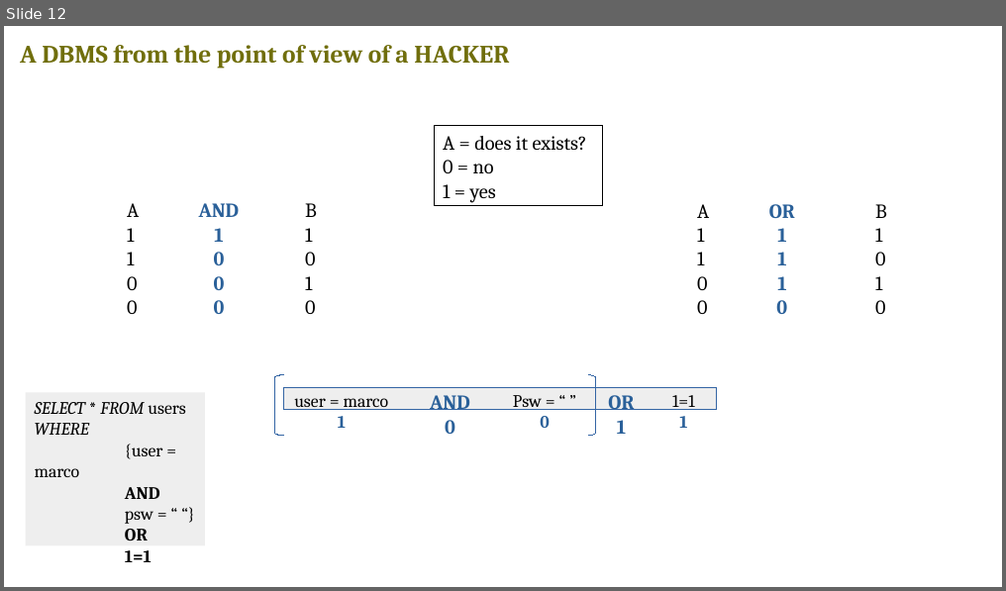
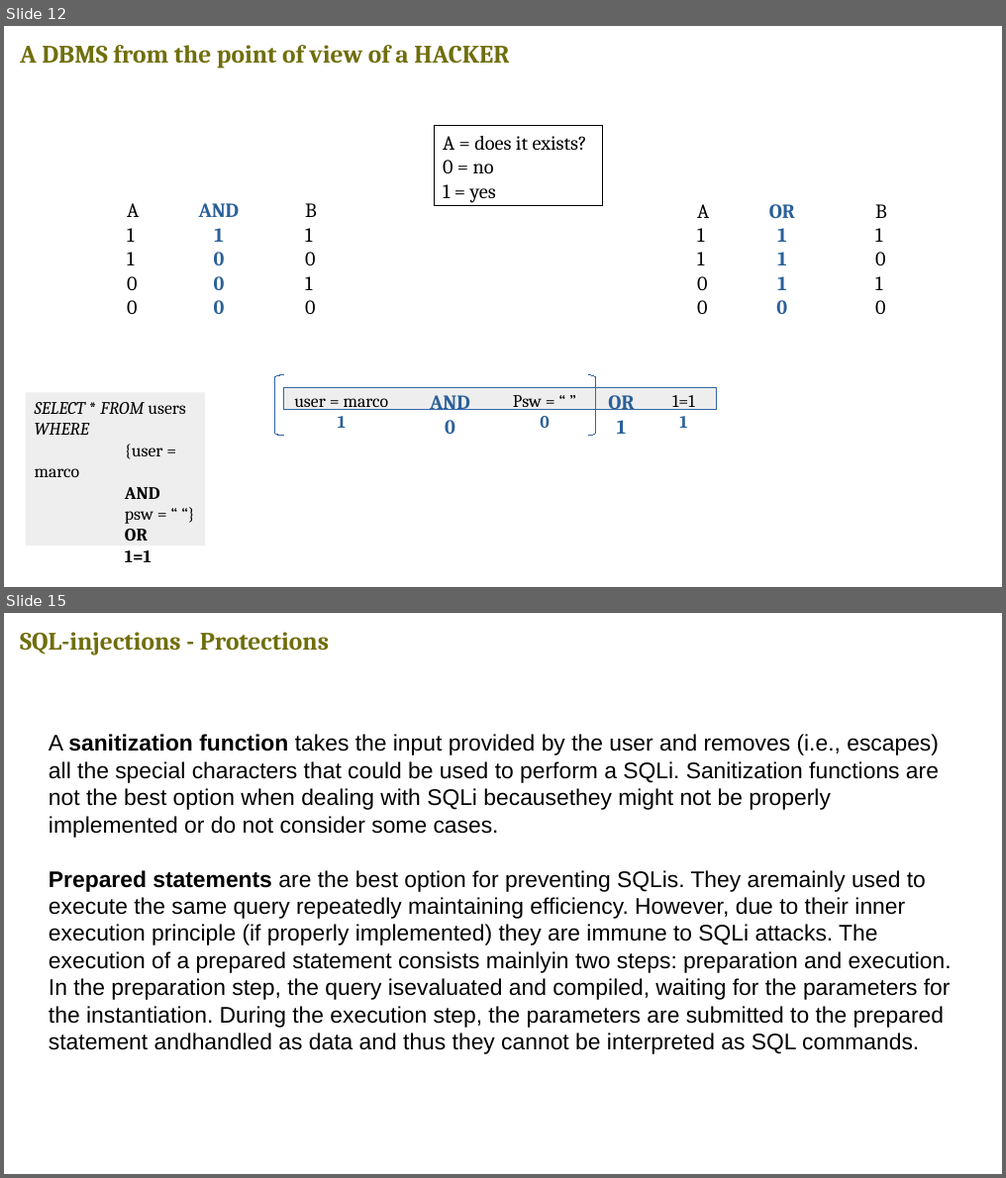
Before and after one commit to v-research/edu, a slide deck: second_year_2020/lesson_1/databases_dbms_sql.odp. Shown one above the other, each under a label of ours: slide 12 before the commit, slides 12 and 15 after it; the slides between them are not shown. The pictures are 1006x591 and 1006x1178 pixels, drawn with LibreOffice and Linux fonts; fonts in the diff are those of the drawing. Boxes give left, top, right and bottom in pixels: in the first picture for what was removed or moved away, otherwise in the second. Text is boxed around its words. In the diff, an @@ line names an element or a change of style, - is before the commit and + after.

```diff
--- a/second_year_2020/lesson_1/databases_dbms_sql.odp
+++ b/second_year_2020/lesson_1/databases_dbms_sql.odp
@@ slide 15 added at [4, 613, 1002, 1174], background #FFFFFF @@
@@ text added at [20, 632, 329, 656], 20 pt, text #706E0C, bold @@
+SQL-injections - Protections
@@ text added at [49, 734, 951, 1055], 18 pt, text #000000 @@
+A sanitization function takes the input provided by the user and removes (i.e., escapes) all the special characters that could be used to perform a SQLi. Sanitization functions are not the best option when dealing with SQLi becausethey might not be properly implemented or do not consider some cases.
+Prepared statements are the best option for preventing SQLis. They aremainly used to execute the same query repeatedly maintaining efficiency. However, due to their inner execution principle (if properly implemented) they are immune to SQLi attacks. The execution of a prepared statement consists mainlyin two steps: preparation and execution. In the preparation step, the query isevaluated and compiled, waiting for the parameters for the instantiation. During the execution step, the parameters are submitted to the prepared statement andhandled as data and thus they cannot be interpreted as SQL commands.
```
Also in this commit, not shown: 6 slides changed, 1 other slide added.
